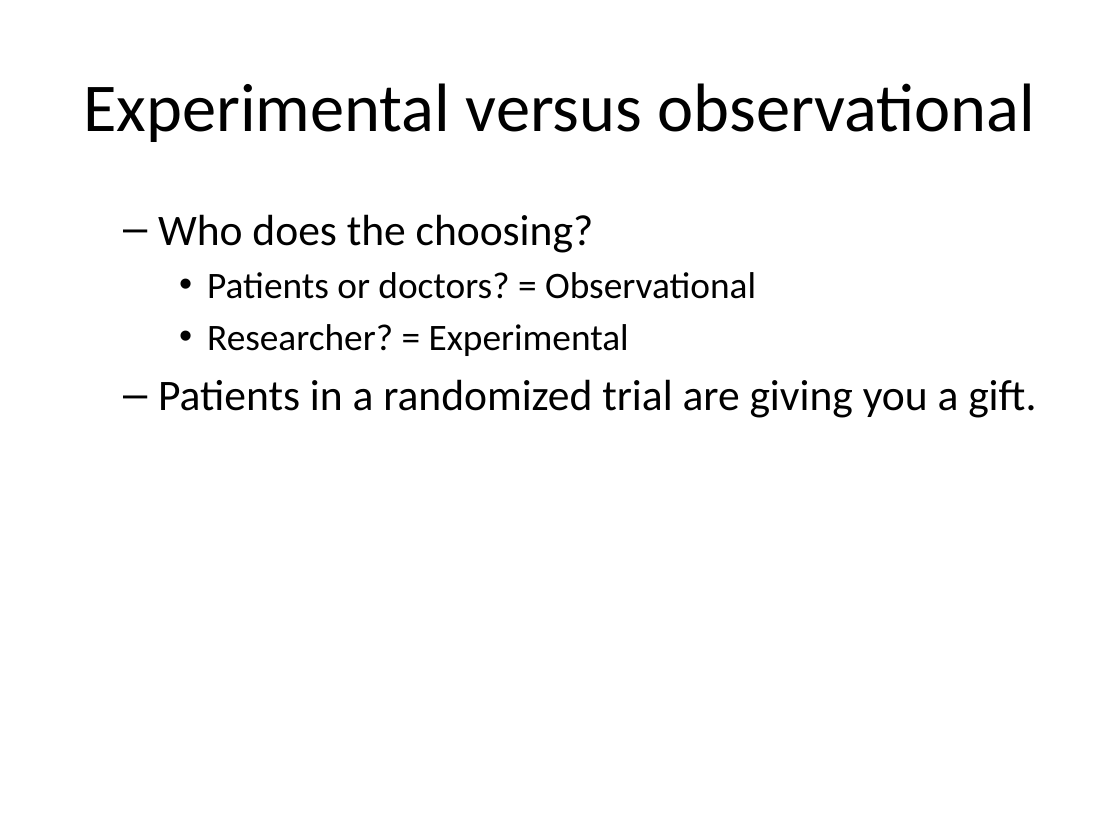
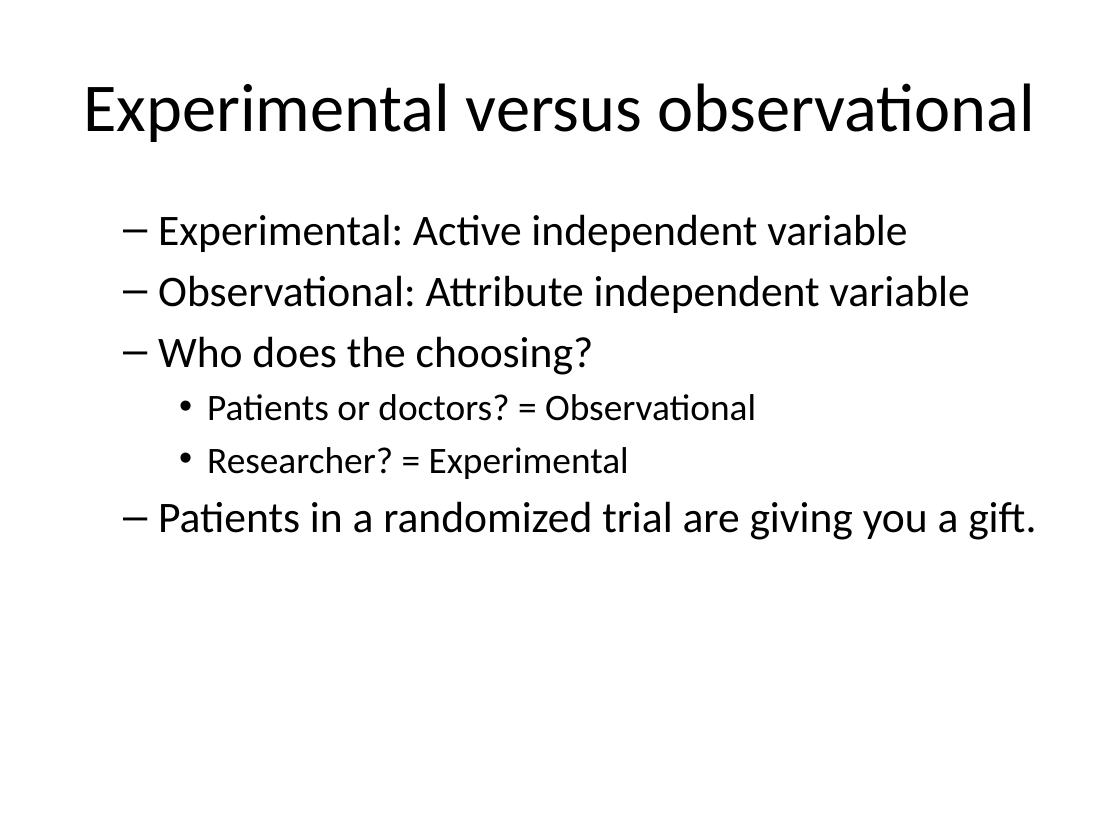
Before and after one commit to classes-medb/5510, a slide deck: slide 6 of doc/video-04-randomized-trials.pptx. Drawn at 1120x840 pixels with LibreOffice and Linux fonts; fonts in the diff are those of the drawing. Boxes give left, top, right and bottom in pixels: in the first picture for what was removed or moved away, otherwise in the second. Text is boxed around its words. In the diff, an @@ line names an element or a change of style, - is before the commit and + after.

```diff
--- a/doc/video-04-randomized-trials.pptx
+++ b/doc/video-04-randomized-trials.pptx
@@ text at [158,214,969,313]: paragraphs added @@
+  – Experimental: Active independent variable
+  – Observational: Attribute independent variable
```
Also in this commit, not shown: 3 other slides changed, 24 slides added, 18 slides removed, 14 other files.
